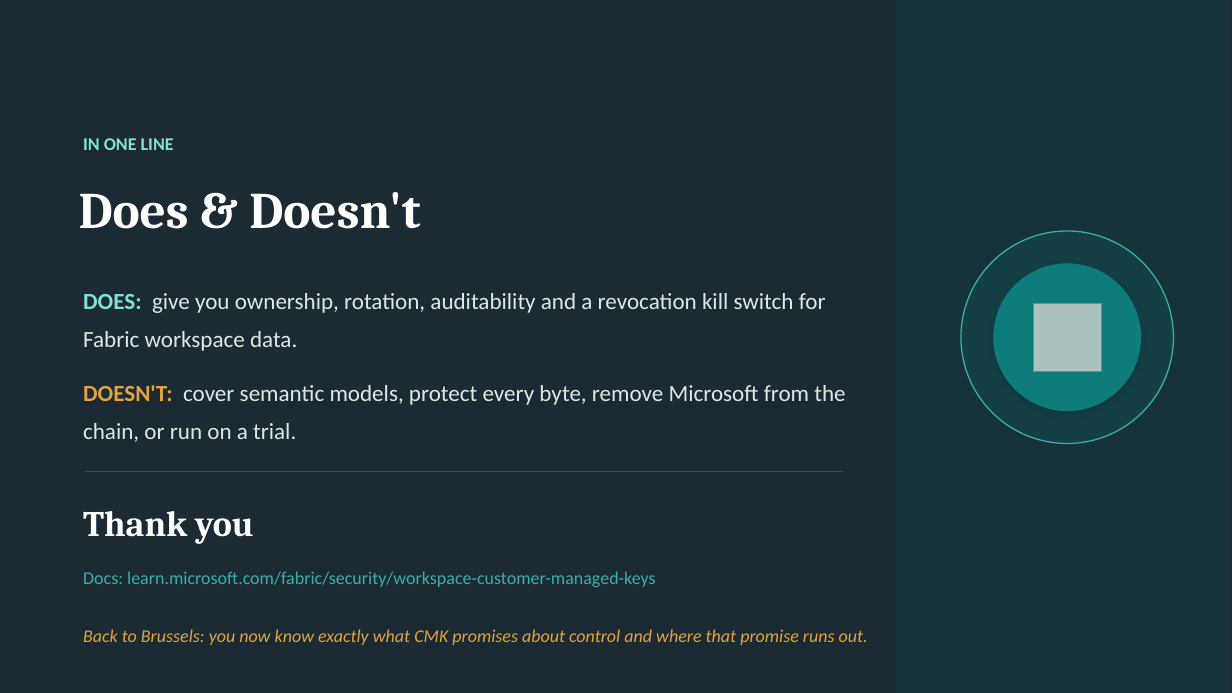
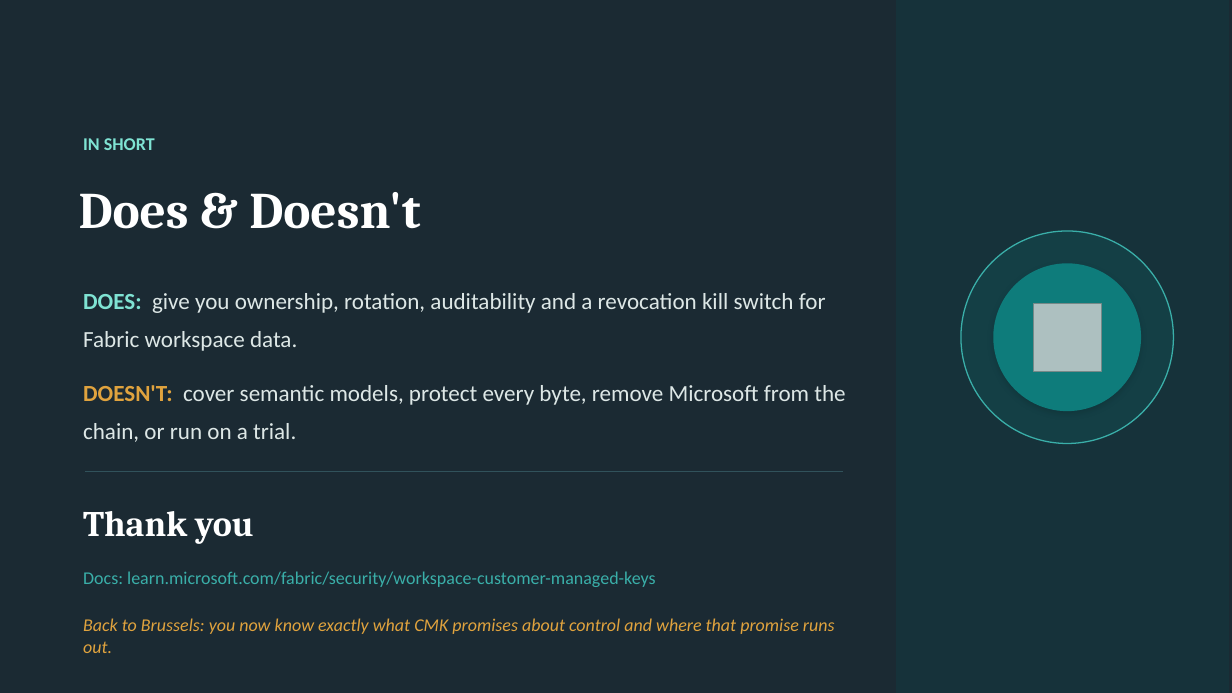
Before and after one commit to KarianneKies/speaker_sessions, a slide deck: slide 18 of 02_CMK_Microsoft_Fabric/CMK_Fabric-4.pptx (slide 17 before the commit). Drawn at 1232x693 pixels with LibreOffice and Linux fonts; fonts in the diff are those of the drawing; grey boxes stand for pictures. Boxes give left, top, right and bottom in pixels: in the first picture for what was removed or moved away, otherwise in the second. Text is boxed around its words. In the diff, an @@ line names an element or a change of style, - is before the commit and + after.

```diff
--- a/02_CMK_Microsoft_Fabric/CMK_Fabric-4.pptx
+++ b/02_CMK_Microsoft_Fabric/CMK_Fabric-4.pptx
@@ text at (83,138,155,150): text changed @@
-IN ONE LINE
+IN SHORT
@@ text "Back to Brussels: you now ..." rewrapped from (83,629,868,645) to (83,618,835,653) @@
```
Also in this commit, not shown: 4 other slides changed, 1 slide added.
